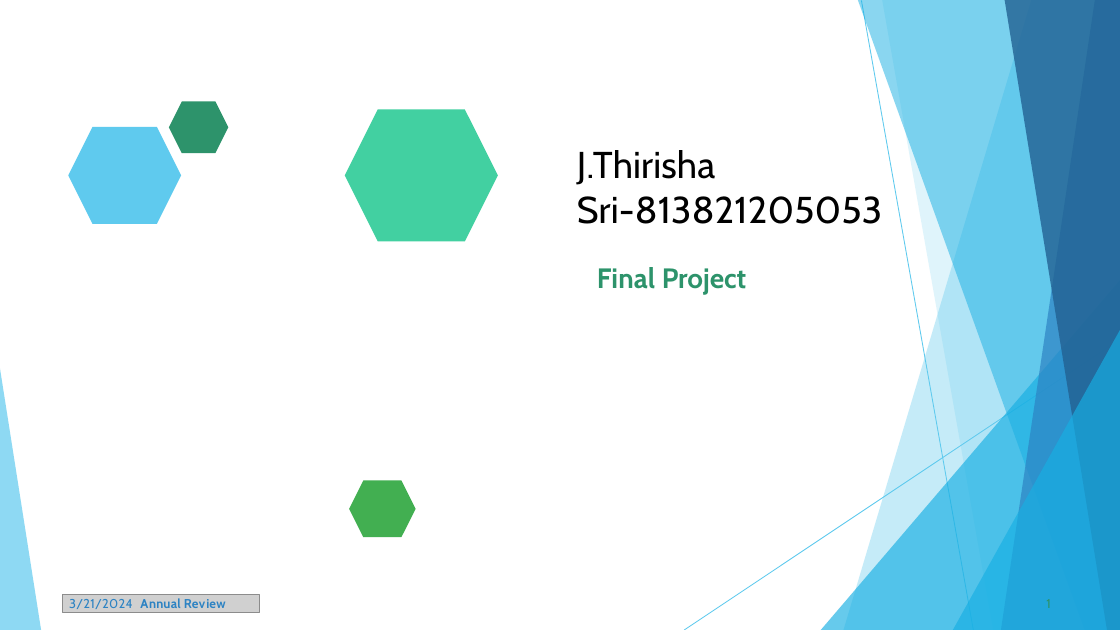
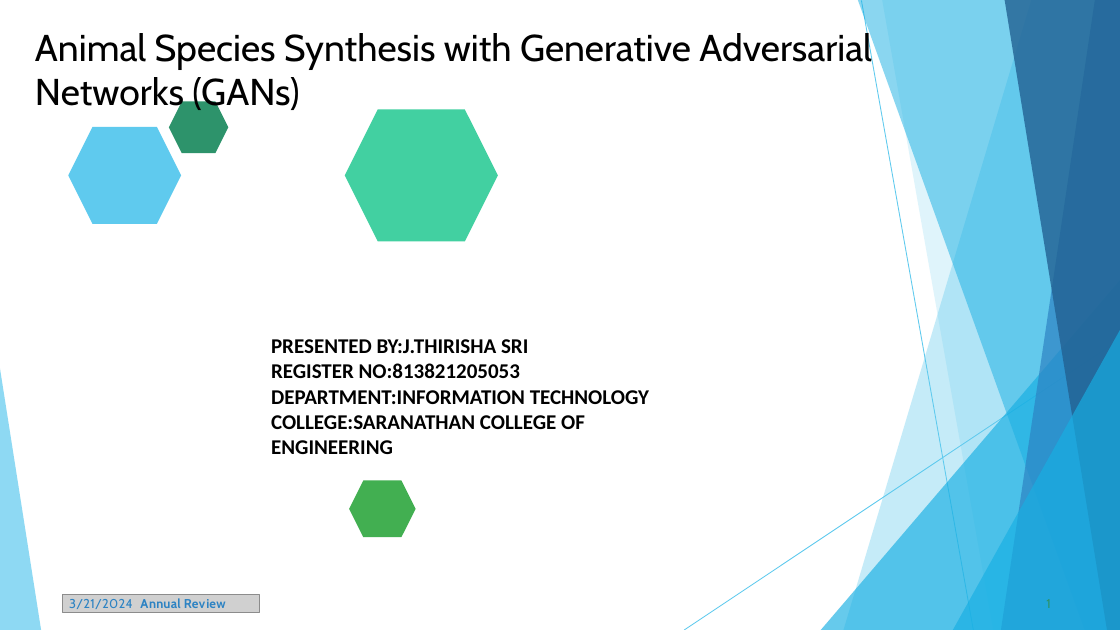
Before and after one commit to JThirishasri/TNSDC-Generative-AI, a slide deck: slide 1 of Animal Species Synthesis.pptx. Drawn at 1120x630 pixels with LibreOffice and Linux fonts; fonts in the diff are those of the drawing; grey boxes stand for pictures. Boxes give left, top, right and bottom in pixels: in the first picture for what was removed or moved away, otherwise in the second. Text is boxed around its words. In the diff, an @@ line names an element or a change of style, - is before the commit and + after.

```diff
--- a/Animal Species Synthesis.pptx
+++ b/Animal Species Synthesis.pptx
@@ title added at (35,29,872,114), 32 pt, text #000000 @@
+Animal Species Synthesis with Generative Adversarial Networks (GANs)
@@ title removed at (577,150,882,224) @@
-J.Thirisha Sri-813821205053
@@ text removed at (597,267,746,294) @@
-Final Project
@@ text added at (271,339,649,454), 18 pt, text #000000, bold @@
+PRESENTED BY:J.THIRISHA SRI
+REGISTER NO:813821205053
+DEPARTMENT:INFORMATION TECHNOLOGY
+COLLEGE:SARANATHAN COLLEGE OF ENGINEERING
```
